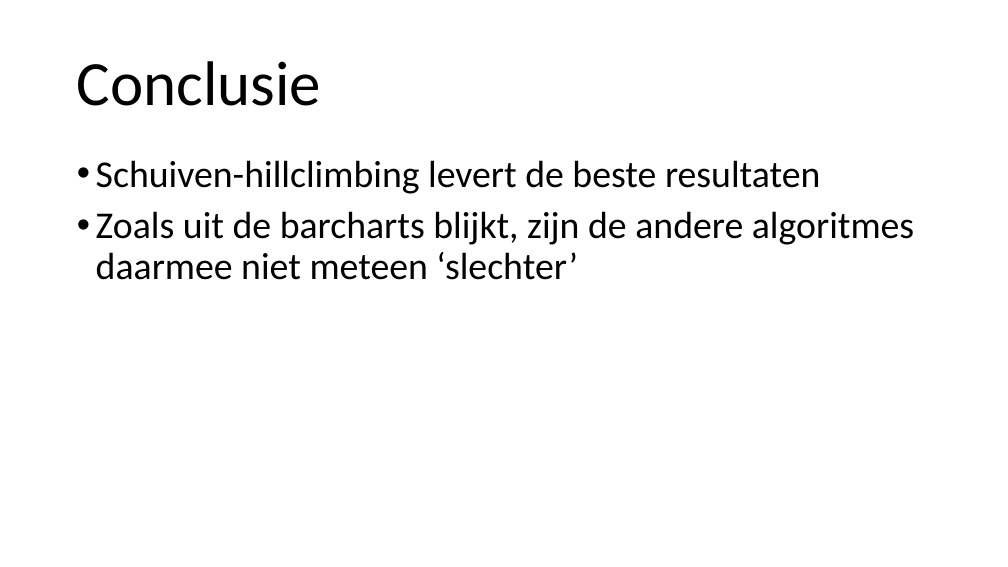
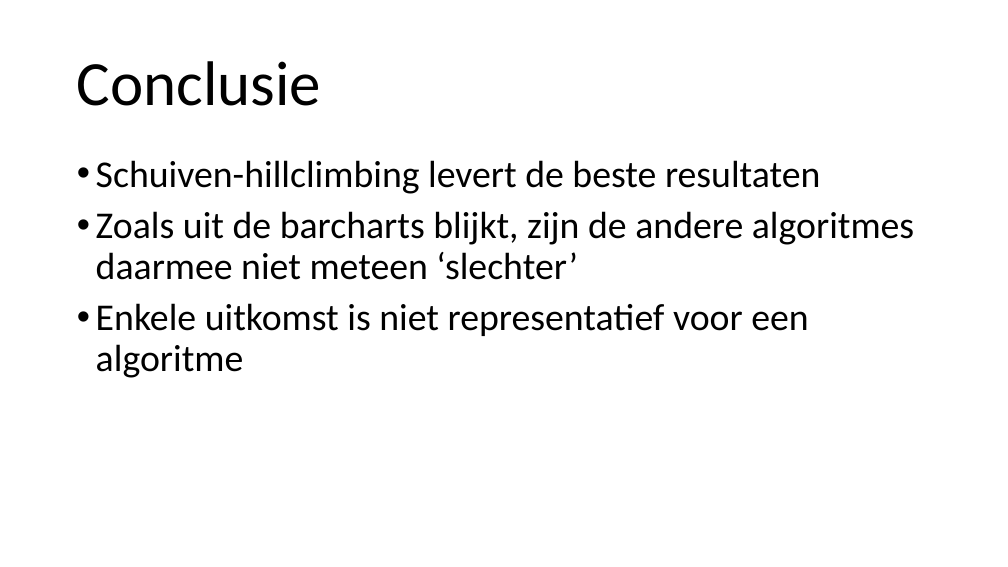
Before and after one commit to JoeySchouten/Heuristieken, a slide deck: slide 19 of documentatie/Amstelhaege.pptx (slide 18 before the commit). Drawn at 1008x567 pixels with LibreOffice and Linux fonts; fonts in the diff are those of the drawing; background and template pictures are left out. Boxes give left, top, right and bottom in pixels: in the first picture for what was removed or moved away, otherwise in the second. Text is boxed around its words. In the diff, an @@ line names an element or a change of style, - is before the commit and + after.

```diff
--- a/documentatie/Amstelhaege.pptx
+++ b/documentatie/Amstelhaege.pptx
@@ text at [96, 303, 808, 378]: paragraph added @@
+• Enkele uitkomst is niet representatief voor een algoritme
```
Also in this commit, not shown: 1 slide added, 1 other file.
